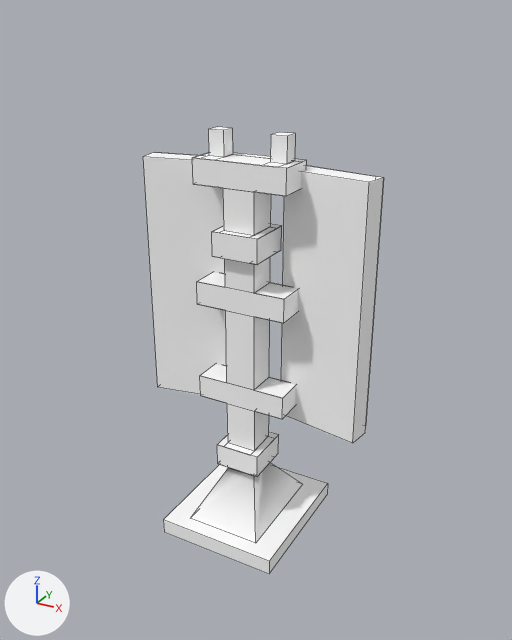
One commit to the OBJ model src/main/resources/assets/vandorlabs/models/block/radar/standalone_antenna/idle/complete.obj: the scene before it, then after it.
Rendered twice from a 50 mm lens placed at (3.48, -5.55, 4.03), pointed at (1.01, -1.07, 1.79). Lighting does not change. The marker at lower left points along +X, +Y and +Z. The older version comes first. Mesh edges are drawn as thin lines. Where no turn or scale is listed for an object, it has been applied to the vertices.

Names of what the first picture shows: 'standalone_antenna_idle'.
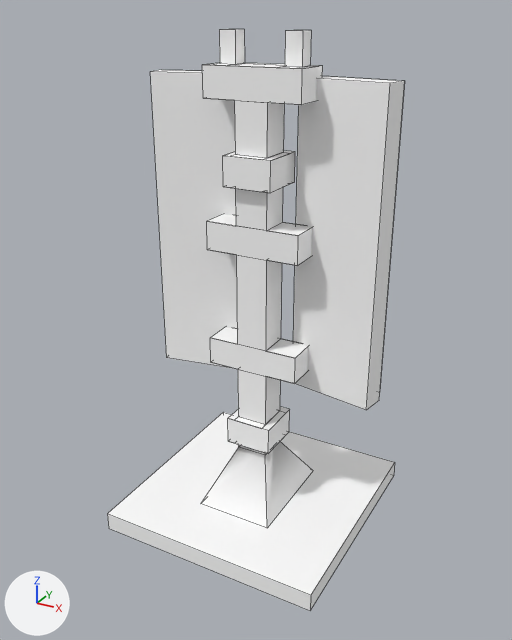
Boxes (x1, y1, x2, y2) around the edits, measured in the pictures (512 x 640 px; the box of a moved part takes in the faces that stretch with it):
'standalone_antenna_idle', reshaped (24% wider, 30% taller): before (143, 127, 384, 573); after (107, 29, 405, 611)
part 1 of me_standalone_antenna_idle, moved or reshaped: before (163, 465, 328, 573); after (107, 412, 395, 611)
part 2 of me_standalone_antenna_idle, moved or reshaped: before (191, 127, 307, 543); after (201, 29, 323, 528)
part 3 of me_standalone_antenna_idle, moved or reshaped: before (143, 152, 226, 395); after (150, 70, 237, 368)
part 4 of me_standalone_antenna_idle, moved or reshaped: before (281, 166, 384, 443); after (293, 76, 405, 410)

Edits to the bpy script that builds the scene:
```text
Change me_standalone_antenna_idle:
    used by ob_standalone_antenna_idle; location = (0.0, 0.0, 0.0)
    remove me_standalone_antenna_idle.from_pydata(...)  # 164 vertices, 114 faces; spans x 0.06..1.94, y -1.75..-0.62, z 0.0..3.25
    add me_standalone_antenna_idle.from_pydata(...)  # 164 vertices, 114 faces; spans x 0.03..1.97, y -1.94..-0.06, z 0.0..3.9
    me_standalone_antenna_idle part 1: the loose piece of 8 vertices spanning x 0.5..1.5, y -1.75..-0.62, z 0.0..0.13 is scaled about its middle by (1.88, 1.67, 1.2), then moved by (0.0, 0.19, 0.01)
    me_standalone_antenna_idle part 2: the loose piece of 124 vertices spanning x 0.62..1.38, y -1.62..-0.75, z 0.13..3.25 is scaled about its middle by (1.03, 1.03, 1.2), then moved by (0.0, 0.19, 0.34)
    me_standalone_antenna_idle part 3: the loose piece of 16 vertices spanning x 0.06..0.77, y -1.18..-0.88, z 1.0..3.0 is scaled about its middle by (1.03, 1.03, 1.2), then moved by (-0.02, 0.19, 0.4)
    me_standalone_antenna_idle part 4: the loose piece of 16 vertices spanning x 1.23..1.94, y -1.18..-0.88, z 1.0..3.0 is scaled about its middle by (1.03, 1.03, 1.2), then moved by (0.02, 0.19, 0.4)
```
